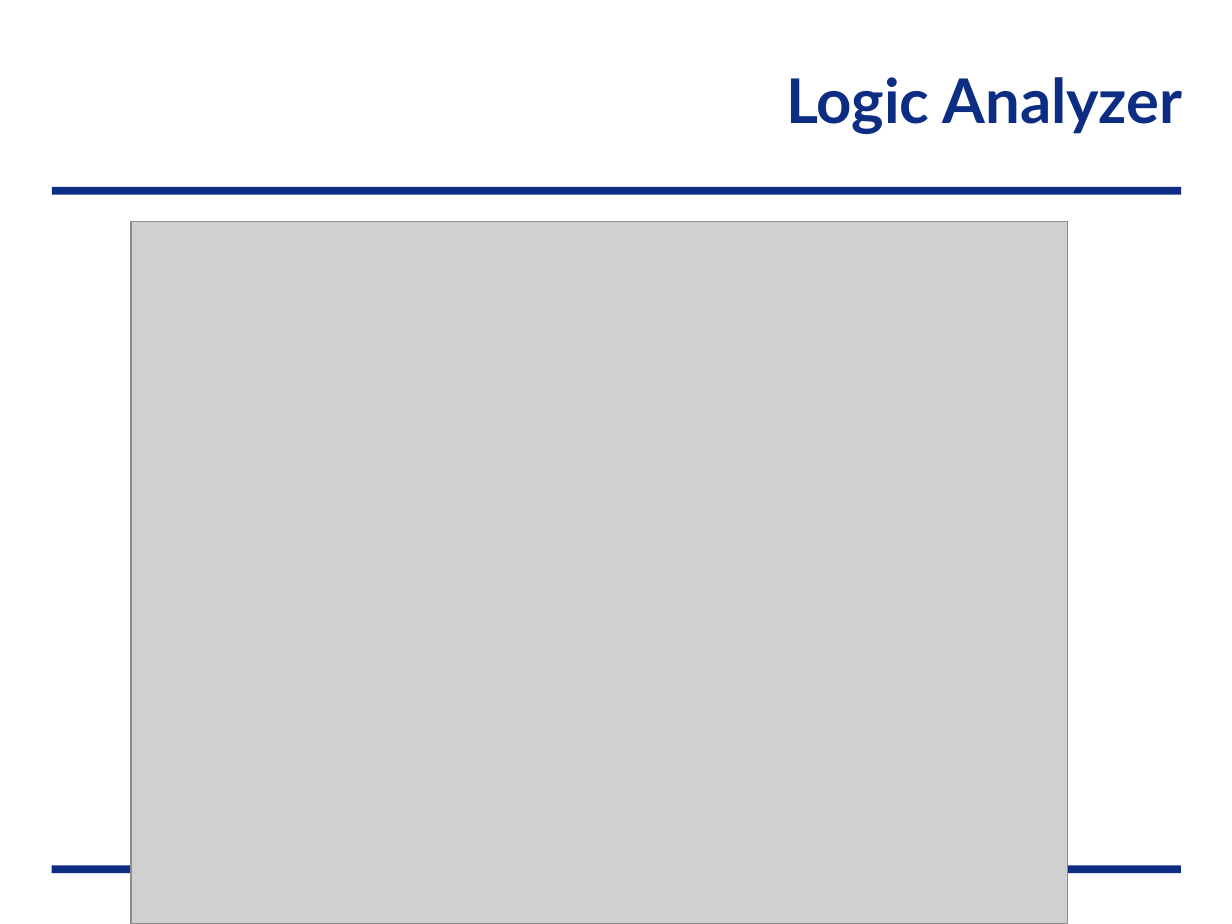
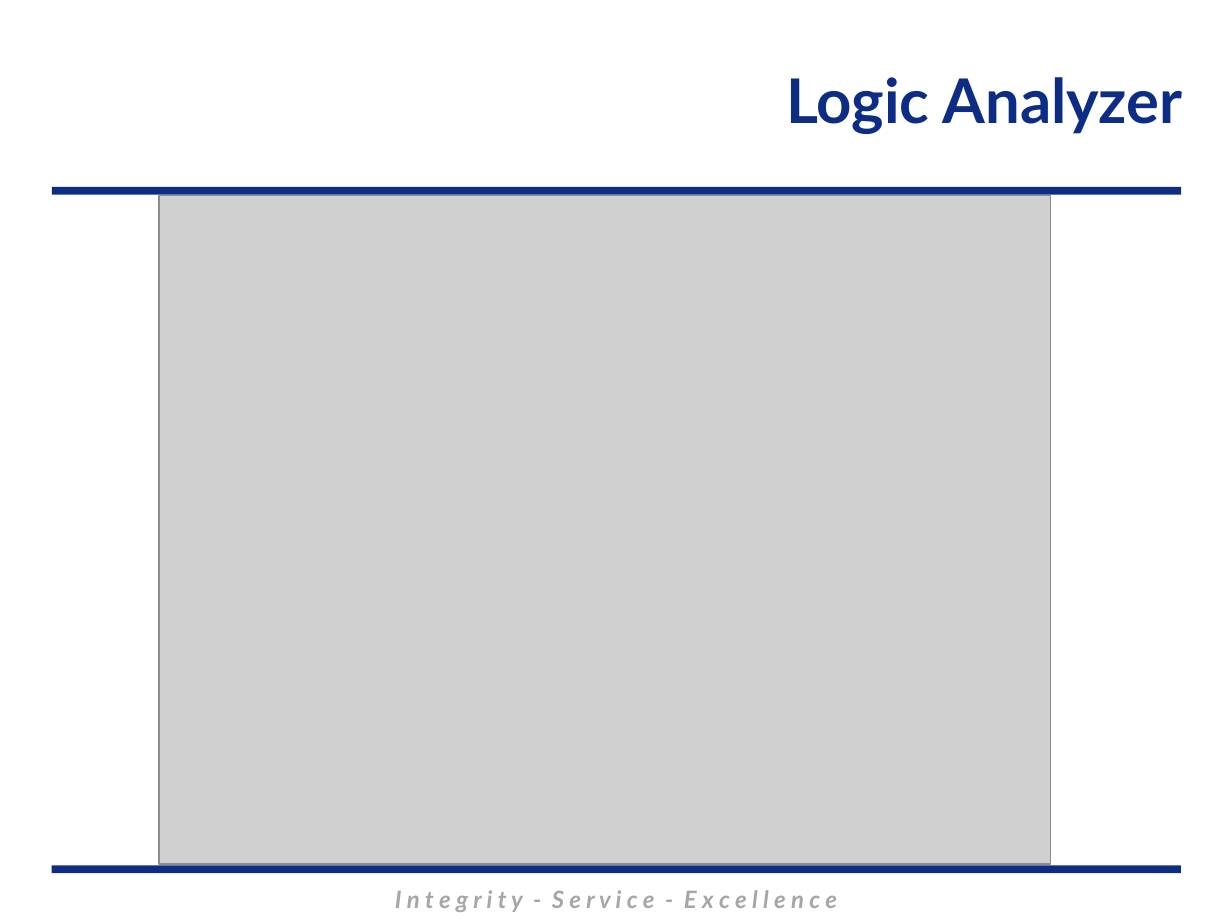
Before and after one commit to MarsUniversity/ECE382, a slide deck: slide 10 of source/lessons/lsn14-15/Lsn14-15.pptx (slide 9 before the commit). Drawn at 1232x924 pixels with LibreOffice and Linux fonts; fonts in the diff are those of the drawing; grey boxes stand for pictures; background and template pictures are left out. Boxes give left, top, right and bottom in pixels: in the first picture for what was removed or moved away, otherwise in the second. Text is boxed around its words. In the diff, an @@ line names an element or a change of style, - is before the commit and + after.

```diff
--- a/source/lessons/lsn14-15/Lsn14-15.pptx
+++ b/source/lessons/lsn14-15/Lsn14-15.pptx
@@ picture: place and size @@
-picture at <box>131,222,1067,924</box>
+picture at <box>159,196,1051,865</box>
@@ text added at <box>395,890,837,912</box>, 14 pt, text #A6A6A6, bold, italic @@
+I n t e g r i t y - S e r v i c e - E x c e l l e n c e
```
Also in this commit, not shown: 6 other slides changed, 1 slide added, 1 slide removed, 7 other files.
